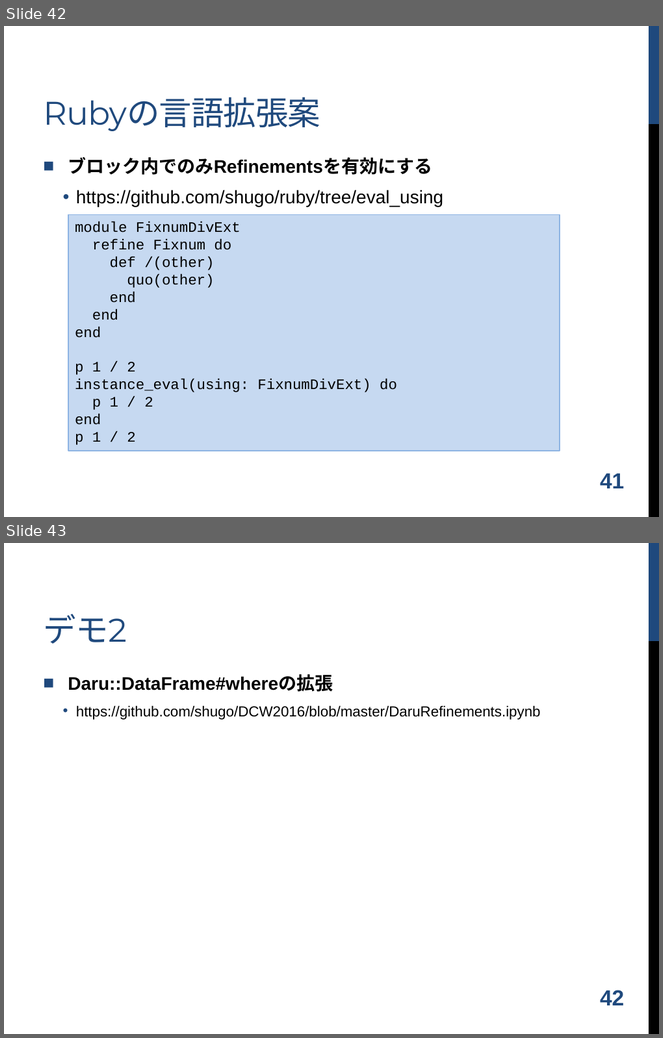
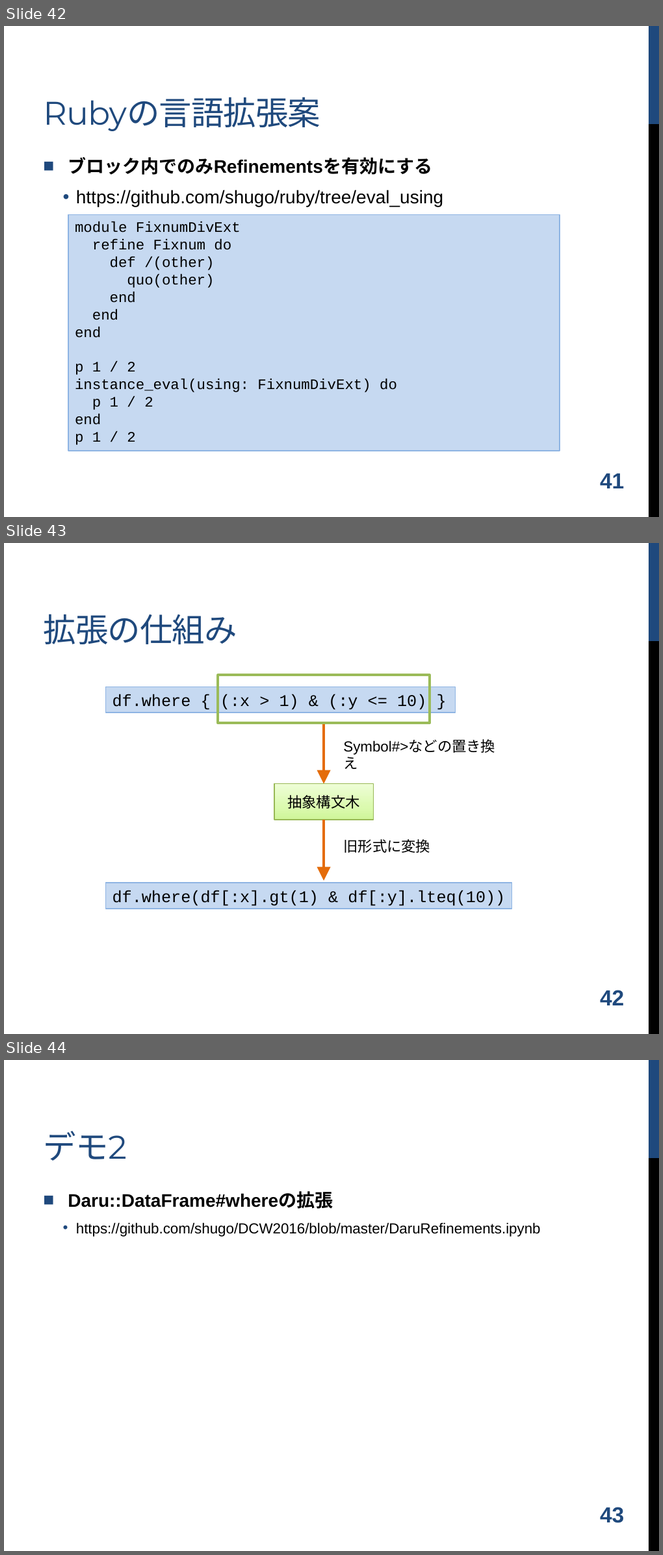
Before and after one commit to shugo/DCW2016, a slide deck: ruby_data_analysis.pptx. Shown one above the other, each under a label of ours: slides 42 and 43 before the commit, slides 42, 43 and 44 after it. The pictures are 663x1038 and 663x1555 pixels, drawn with LibreOffice and Linux fonts; fonts in the diff are those of the drawing; background and template pictures are left out. Boxes give left, top, right and bottom in pixels: in the first picture for what was removed or moved away, otherwise in the second. Text is boxed around its words. In the diff, an @@ line names an element or a change of style, - is before the commit and + after.

```diff
--- a/ruby_data_analysis.pptx
+++ b/ruby_data_analysis.pptx
@@ slide 43 added at [4, 543, 659, 1034], background #FFFFFF; not listed: 2 template elements that a slide beside it also shows @@
@@ title added at [43, 614, 237, 644], 36 pt, text #1F497D @@
+拡張の仕組み
@@ rectangle added at [218, 676, 430, 723], outline #9BBB59 3 pt @@
@@ rectangle added at [105, 687, 456, 713], fill #C6D9F1, outline #8EB4E3 1 pt, 18 pt, text #000000 @@
+df.where { (:x > 1) & (:y <= 10) }
@@ arrow added from (324, 723) to (324, 784), #E46C0A 3 pt @@
@@ text added at [343, 740, 495, 769], 16 pt, text #000000 @@
+Symbol#>などの置き換え
@@ rectangle added at [274, 784, 374, 820], fill gradient #D0F599 to #DCF9B1 to #EDFDD7, outline #98B955 1 pt, 16 pt, text #000000 @@
+抽象構文木
@@ arrow added from (324, 820) to (324, 881), #E46C0A 3 pt @@
@@ text added at [343, 839, 430, 853], 16 pt, text #000000 @@
+旧形式に変換
@@ rectangle added at [105, 883, 512, 908], fill #C6D9F1, outline #8EB4E3 1 pt, 18 pt, text #000000 @@
+df.where(df[:x].gt(1) & df[:y].lteq(10))
@@ page number added at [600, 990, 624, 1006], 24 pt, text #1F497D, bold @@
+42
@@ what was slide 43 is now slide 44 @@
@@ page number at [600, 1507, 624, 1523]: text changed @@
-42
+43
```
Also in this commit, not shown: 6 slides changed, 1 other file.
